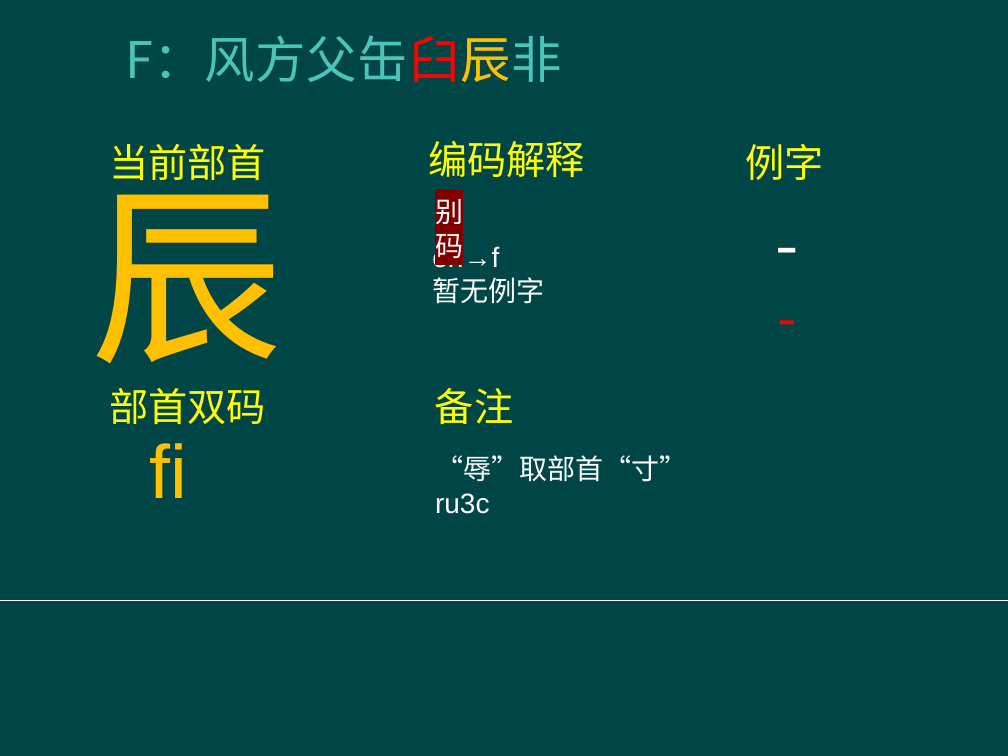
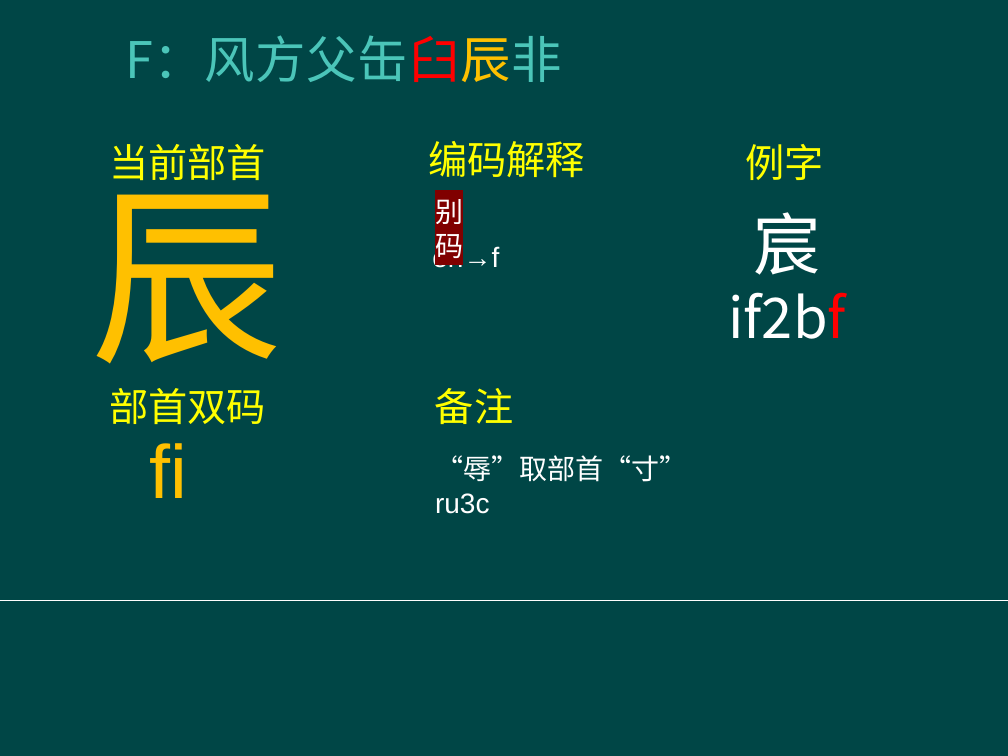
Before and after one commit to Amatiri/Elucidative-Chinese-IME, a slide deck: slide 34 of help/部首表.pptx. Drawn at 1008x756 pixels with LibreOffice and Linux fonts; fonts in the diff are those of the drawing; background and template pictures are left out. Boxes give left, top, right and bottom in pixels: in the first picture for what was removed or moved away, otherwise in the second. Text is boxed around its words. In the diff, an @@ line names an element or a change of style, - is before the commit and + after.

```diff
--- a/help/部首表.pptx
+++ b/help/部首表.pptx
@@ text at (x1=728, y1=212, x2=845, y2=339): text changed; size 48 to 40 pt @@
--
--
+宸
+if2bf
@@ text at (x1=432, y1=277, x2=544, y2=304): paragraph removed @@
-暂无例字
```
Also in this commit, not shown: 2 other slides changed, 7 other files.
